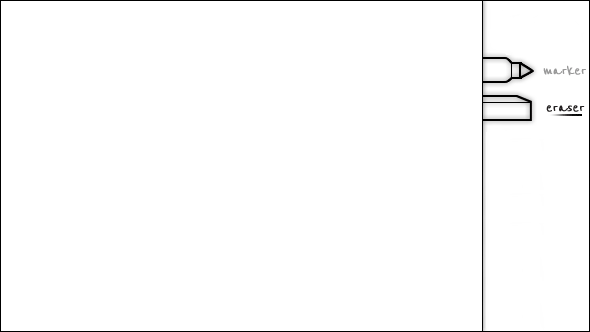
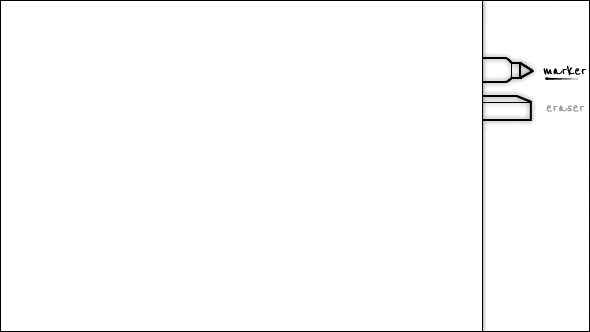
The second 590×332 image is a revision of the first. Changes to its layers:
added layer "Layer 2" above "Layer 0" over [482, 58, 586, 331]
painted on "Layer 0" over [483, 58, 521, 331]
